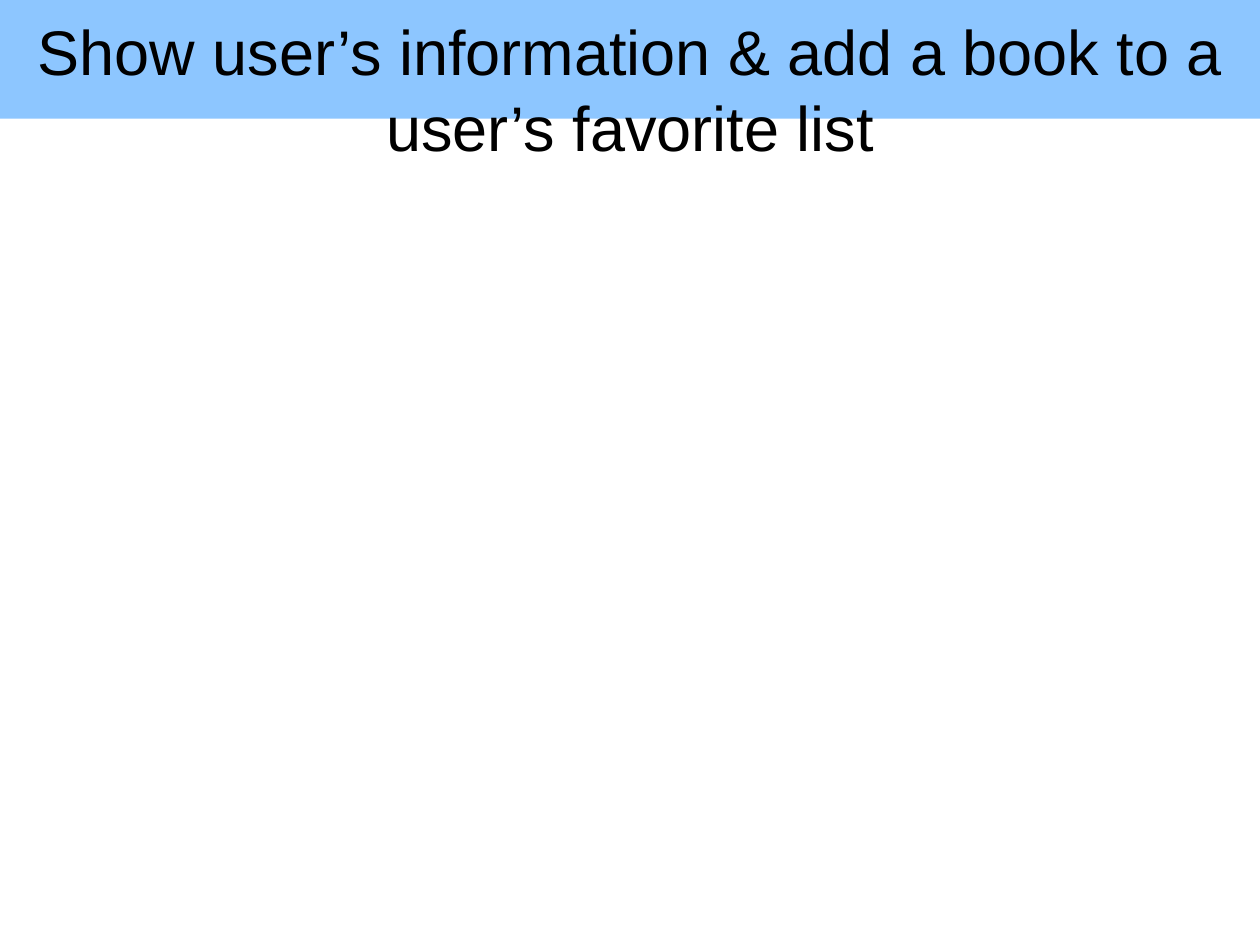
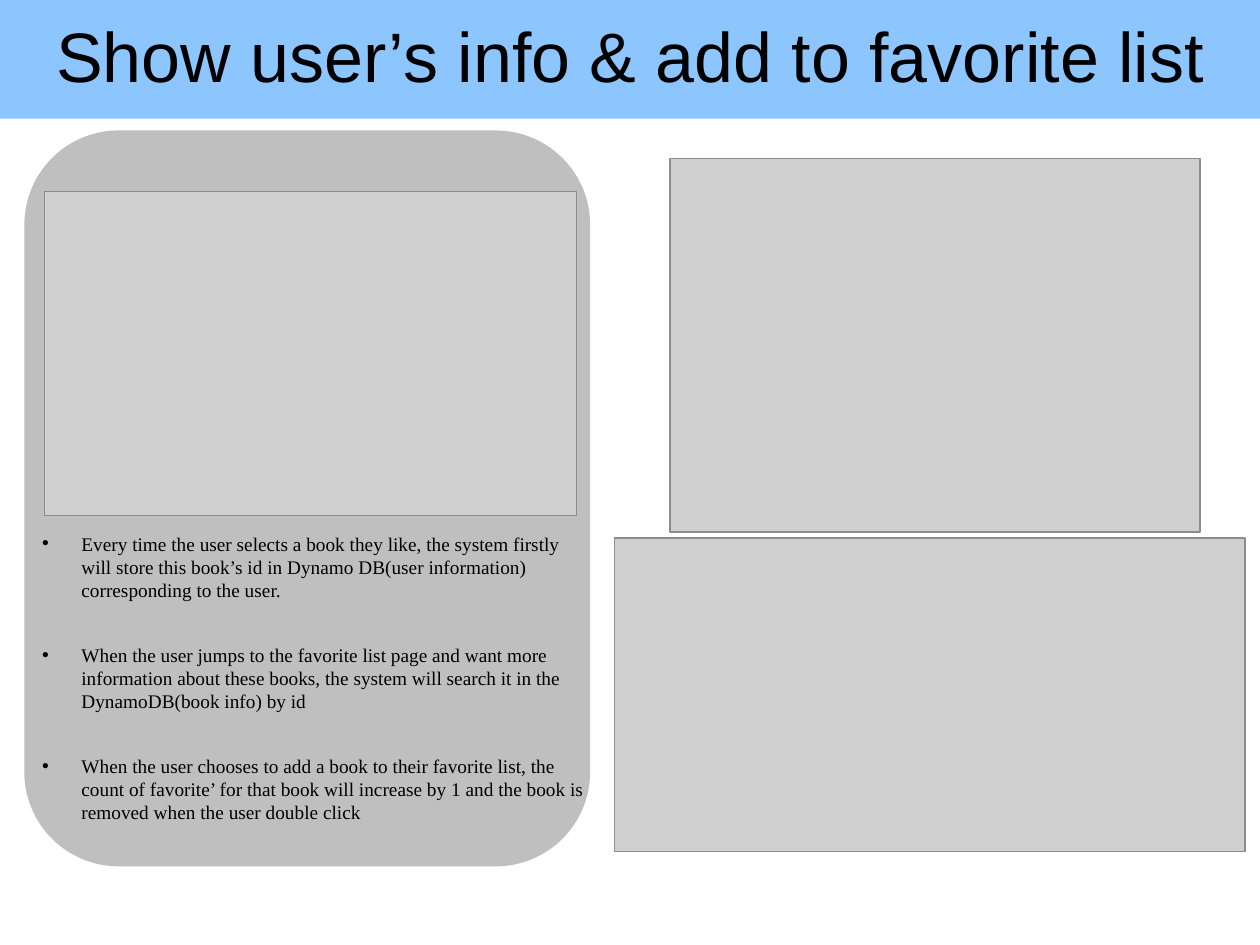
Before and after one commit to thcui/book-exchange, a slide deck: slide 7 of presentation-book-exchange.pptx (slide 6 before the commit). Drawn at 1260x945 pixels with LibreOffice and Linux fonts; fonts in the diff are those of the drawing; grey boxes stand for pictures; background and template pictures are left out. Boxes give left, top, right and bottom in pixels: in the first picture for what was removed or moved away, otherwise in the second. Text is boxed around its words. In the diff, an @@ line names an element or a change of style, - is before the commit and + after.

```diff
--- a/presentation-book-exchange.pptx
+++ b/presentation-book-exchange.pptx
@@ title at [56, 31, 1203, 83]: text changed; size 36 to 40 pt @@
-Show user’s information & add a book to a user’s favorite list
+Show user’s info & add to favorite list
@@ rounded rectangle added at [24, 131, 590, 867], fill #BFBFBF @@
@@ picture added at [670, 159, 1201, 532] @@
@@ picture added at [45, 192, 577, 515] @@
@@ text added at [81, 537, 583, 819], 11 pt, text #000000 @@
+• Every time the user selects a book they like, the system firstly will store this book’s id in Dynamo DB(user information) corresponding to the user.
+• When the user jumps to the favorite list page and want more information about these books, the system will search it in the DynamoDB(book info) by id
+• When the user chooses to add a book to their favorite list, the count of favorite’ for that book will increase by 1 and the book is removed when the user double click
@@ picture added at [615, 538, 1246, 852] @@
```
Also in this commit, not shown: 3 other slides changed, 1 slide added.
